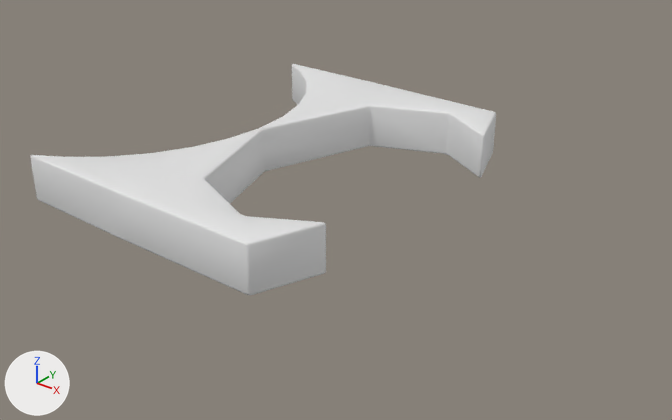
One commit to the COLLADA model meshes/turtle_pusher2.dae: the scene before it, then after it.
Camera for both pictures: a camera (50 mm lens) standing at (0.727, -0.572, 0.323) and looking at (0.283, -0.017, -0.021). Arrows for +X, +Y and +Z are at lower left; the lights stay in place. Where no turn or scale is listed for an object, it has been applied to the vertices.
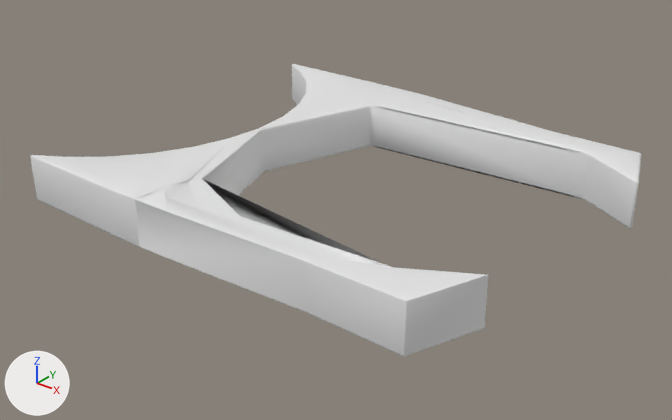
Commit message: Another Pusher

Pixel boxes [x1, y1, x2, y2] of what changed, in the pictures (672 x 420 px; the box of a moved part takes in the faces that stretch with it):
'Circle', reshaped (31% wider, 26% taller)
    before: [30, 64, 496, 295]
    after: [30, 64, 641, 356]
part 1 of me_circle_001, moved or reshaped
    before: [115, 131, 326, 295]
    after: [115, 131, 489, 356]
part 2 of me_circle_001, moved or reshaped
    before: [371, 94, 496, 178]
    after: [371, 94, 641, 229]

The edits, one by one:
me_circle_001 is used by ob_circle; location (0.0, 0.0, 0.0).
me_circle_001 had 758 vertices, 1512 faces and spanned x 0.074..0.348, y -0.17..0.17, z -0.018..0.024.
me_circle_001 now has 758 vertices, 1512 faces and spans x 0.074..0.495, y -0.17..0.17, z -0.018..0.024.
me_circle_001 part 1: 138 of 758 vertices moved; they spanned x 0.211..0.348, y -0.17..-0.108, z -0.018..0.024 and now span x 0.208..0.477, y -0.169..-0.102, z -0.018..0.024; mean shift (0.065, 0.004, 0.0); largest move (0.346, -0.11, -0.016) -> (0.477, -0.103, -0.017).
me_circle_001 part 2: 72 of the vertices in x 0.246..0.348, y 0.11..0.17, z -0.018..0.024 are moved by (0.146, -0.012, 0.0).
